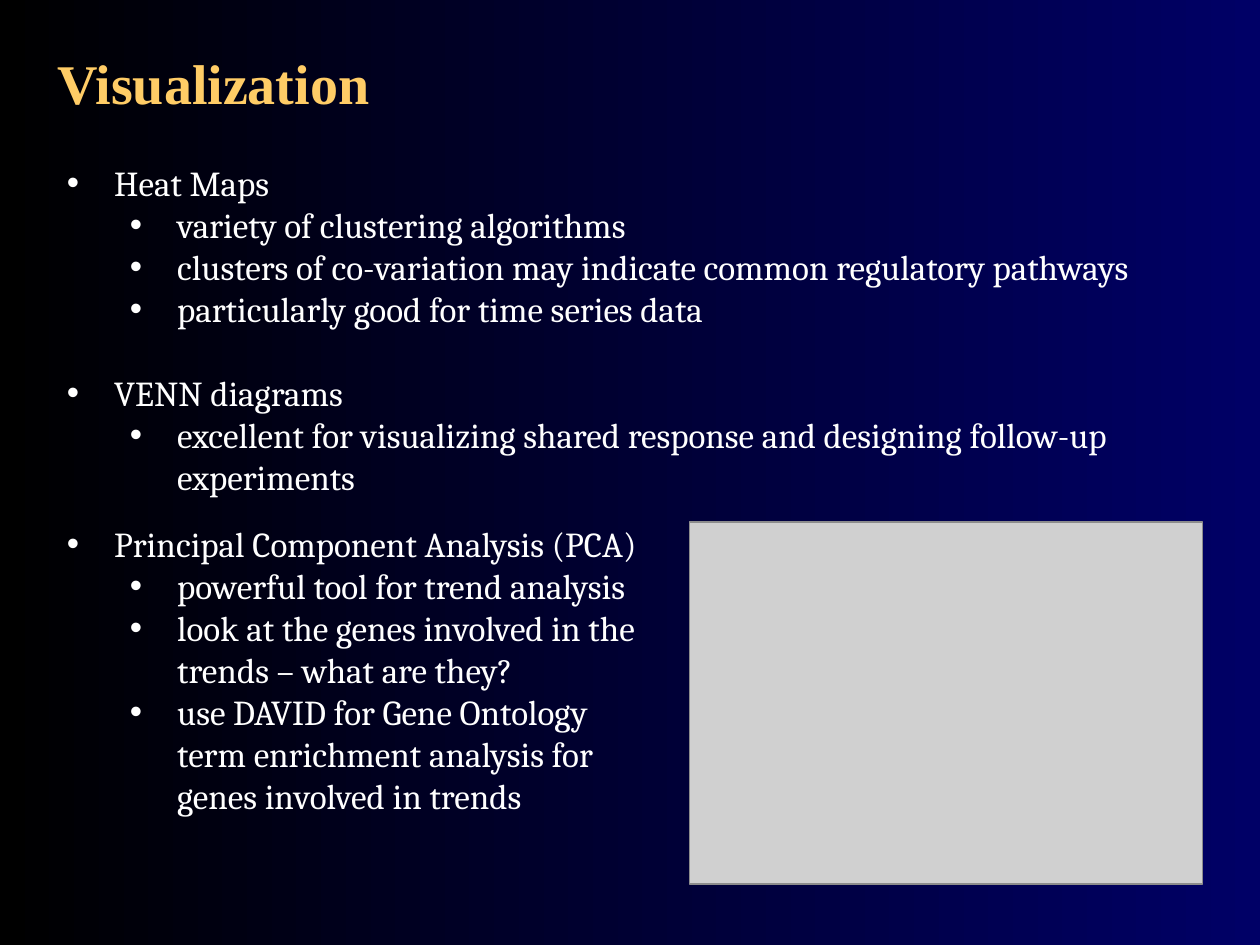
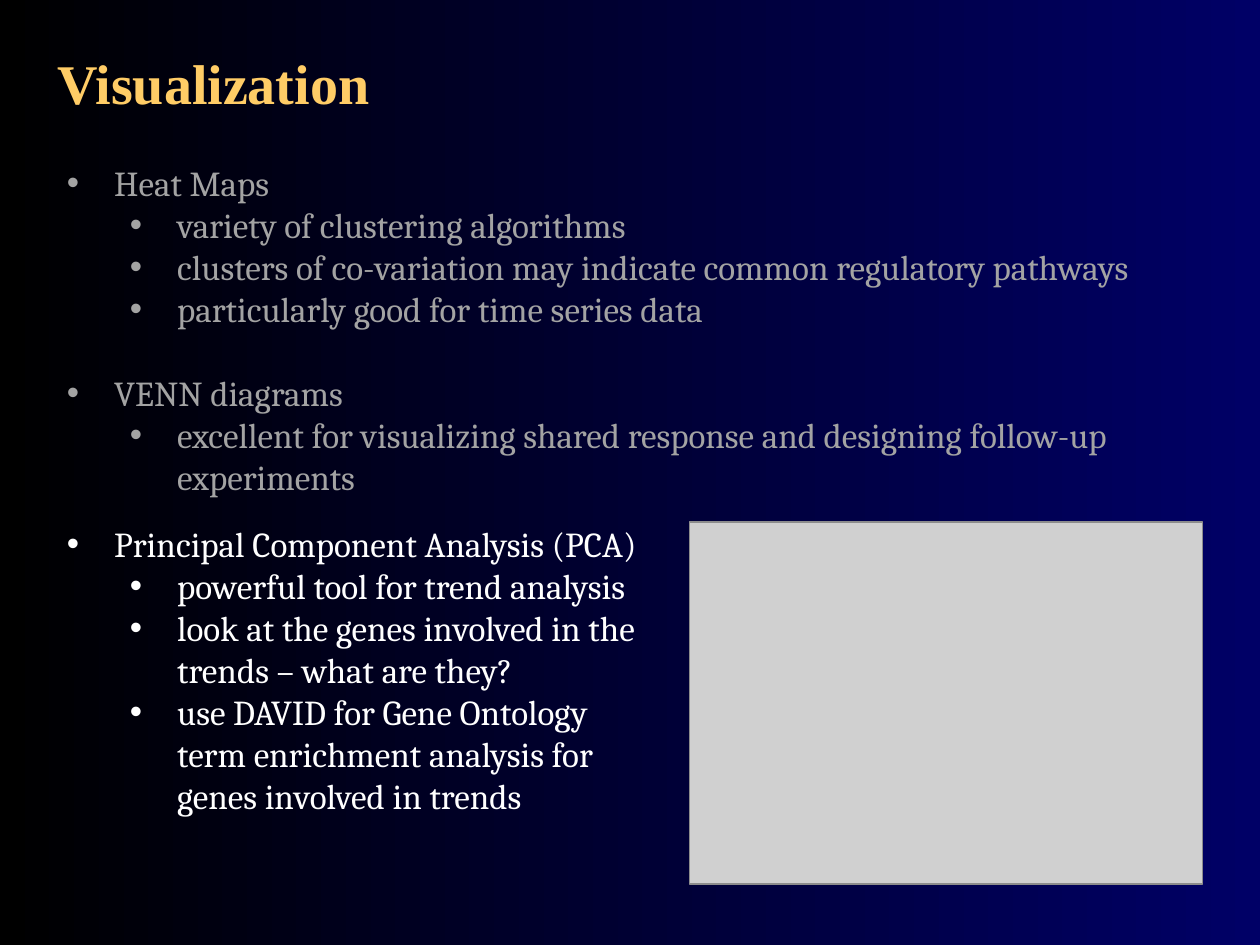
Before and after one commit to agmcarthur/Biochem-3BP3, a slide deck: slide 37 of Lectures/Lecture 8 - Gene Expression.pptx. Drawn at 1260x945 pixels with LibreOffice and Linux fonts; fonts in the diff are those of the drawing; grey boxes stand for pictures. Boxes give left, top, right and bottom in pixels: in the first picture for what was removed or moved away, otherwise in the second. Text is boxed around its words. In the diff, an @@ line names an element or a change of style, - is before the commit and + after.

```diff
--- a/Lectures/Lecture 8 - Gene Expression.pptx
+++ b/Lectures/Lecture 8 - Gene Expression.pptx
@@ text "Heat Maps" at <box>114,172,1129,498</box>: text colour #FFFFFF to #A3A3A3 @@
```
Also in this commit, not shown: 5 other slides changed.
